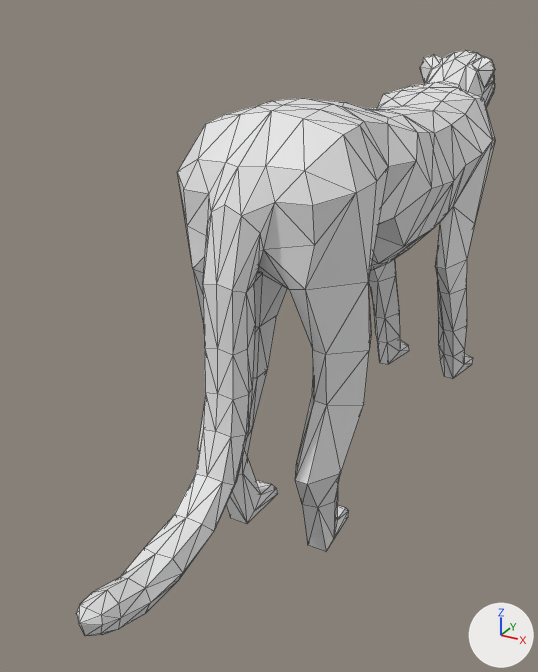
The FBX model FYPEcoVr/Assets/Models/Cheetah.fbx: old version first, new version second.
Rendered twice from a camera (50 mm lens) standing at (1.31, -3.58, 0.78) and looking at (-0.27, -0.71, -0.66). Lighting does not change. The marker at lower right points along +X, +Y and +Z. Mesh edges are drawn as thin lines. Where no turn or scale is listed for an object, it has been applied to the vertices.

In view in the first picture: 'Cheetah'.
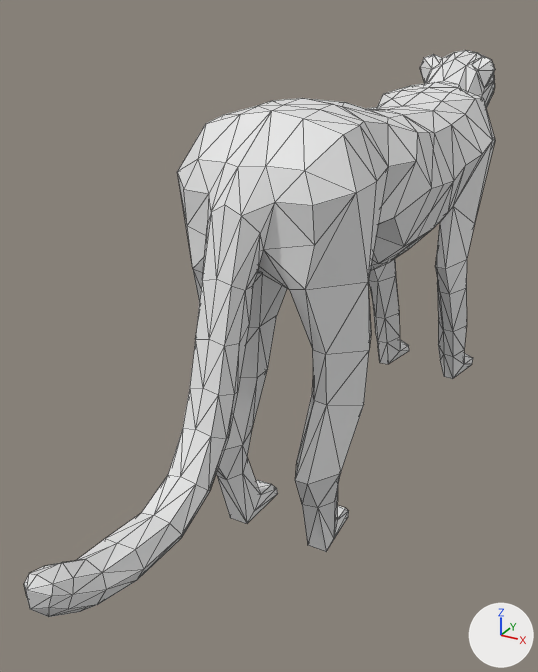
The change in detail:
me_cube is used by ob_cheetah; location (0.003, -0.462, 0.085).
me_cube had 500 vertices, 972 faces and spanned x -0.37..0.37, y -1.91..2.1, z -1.53..0.46.
me_cube now has 500 vertices, 972 faces and spans x -0.37..0.37, y -2.07..2.1, z -1.53..0.46.
me_cube part 1: 81 of 500 vertices moved; they spanned x -0.08..0.08, y -1.91..-0.93, z -1.16..-0.16 and now span x -0.08..0.08, y -2.07..-0.95, z -1.0..-0.14; mean shift (0.0, -0.14, 0.12); largest move (0.0, -1.89, -1.04) -> (0.0, -2.07, -0.78).
me_cube part 2: its shading normals changed.

What differs and where, as boxes (x1, y1, x2, y2) in the pictures (538 x 672 px; the box of a moved part takes in the faces that stretch with it):
'Cheetah', reshaped (12% wider): before (76, 50, 495, 636); after (24, 50, 495, 617)
part 1 of me_cube, moved or reshaped: before (76, 205, 260, 636); after (24, 205, 260, 617)
